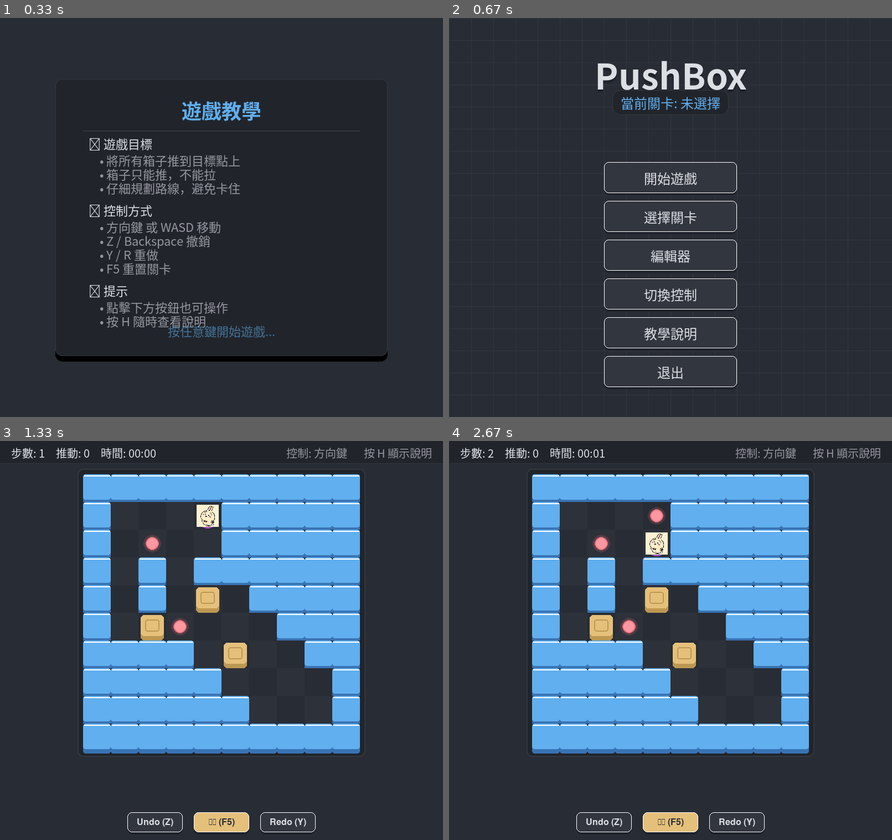
Above: before the commit, frames 1-4 (two rows, left to right).
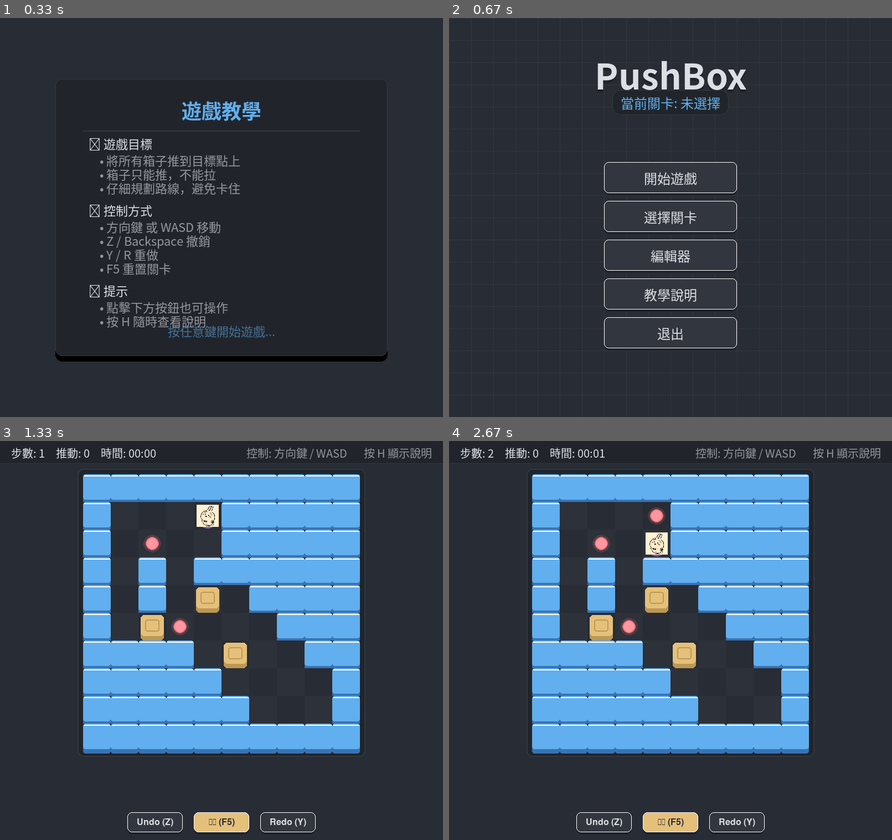
Above: after the commit, the same moments.

Repository: YI-TING-EE13/Pushbox-Pygame
Game: pygame game, started from main.py
The game is run twice, just before and just after one commit, with the same random seed, the same clock (stepped at 60 frames per second) and the same inputs.
Inputs (mouse positions are in pixels of both pictures, inside the frame that each line leads up to):
- Up to frame 1 (0.33 s): no input
- Up to frame 2 (0.67 s): hold Right from 0.33 s (still down); move the mouse to (652, 233) at 0.37 s
- Up to frame 3 (1.33 s): release Right at 0.8 s; click "開始遊戲" at 0.93 s; hold Up from 1.22 s (still down)
- Up to frame 4 (2.67 s): release Up at 1.52 s; hold Right 1.55-2.02 s; tap 1 at 1.7 s; hold Down from 2.62 s (still down)

Frame 1 is identical in both runs. In frame 2, 0.6% of the frame differs, in the area x 35-65%, y 67-93%; in frame 3, 0.3%; in frame 4, 0.3%.

Commit message:
fix: enable arrows and WASD movement controls simultaneously

Diff:
--- a/main.py
+++ b/main.py
@@ -135,9 +135,8 @@
         self.menu.add_button("開始遊戲", self._start_game, -100)
         self.menu.add_button("選擇關卡", self._show_level_select, -30)
         self.menu.add_button("編輯器", lambda: self._show_editor(), 40)
-        self.menu.add_button("切換控制", self._toggle_controls, 110)
-        self.menu.add_button("教學說明", self._show_tutorial, 180)
-        self.menu.add_button("退出", self._quit, 250)
+        self.menu.add_button("教學說明", self._show_tutorial, 110)
+        self.menu.add_button("退出", self._quit, 180)
 
     def _start_game(self) -> None:
         """Start the game with current level."""
--- a/src/pushbox/controllers/input_handler.py
+++ b/src/pushbox/controllers/input_handler.py
@@ -5,7 +5,7 @@
 import pygame
 
 from ..utils.config import Config
-from ..utils.constants import ControlScheme, Direction
+from ..utils.constants import Direction
 
 
 class InputHandler:
@@ -99,12 +99,9 @@
         Returns:
             Dictionary mapping keys to directions.
         """
-        scheme = self.config.get_control_scheme()
-
-        if scheme == ControlScheme.WASD:
-            return self.WASD_KEYS.copy()
-        else:  # Default to arrows
-            return self.ARROW_KEYS.copy()
+        keys = self.ARROW_KEYS.copy()
+        keys.update(self.WASD_KEYS)
+        return keys
 
     def handle_event(self, event: pygame.event.Event) -> bool:
         """Handle a pygame event.
@@ -182,10 +179,7 @@
         Returns:
             Scheme name.
         """
-        scheme = self.config.get_control_scheme()
-        if scheme == ControlScheme.WASD:
-            return "WASD"
-        return "方向鍵"
+        return "方向鍵 / WASD"
 
     def toggle_control_scheme(self) -> str:
         """Toggle between control schemes.
@@ -193,11 +187,4 @@
         Returns:
             New scheme name.
         """
-        current = self.config.get_control_scheme()
-        new_scheme = (
-            ControlScheme.WASD
-            if current == ControlScheme.ARROWS
-            else ControlScheme.ARROWS
-        )
-        self.config.set_control_scheme(new_scheme)
-        return self.get_control_scheme_name()
+        return "方向鍵 / WASD"
--- a/tests/test_input.py
+++ b/tests/test_input.py
@@ -13,10 +13,9 @@
 from src.pushbox.utils.constants import GameState as GameStateEnum
 
 
-def test_arrow_keys_movement_in_arrows_mode():
-    """Test that arrow keys move the player when control scheme is ARROWS."""
-    controller = GameController()
-    controller.config.set_control_scheme(ControlScheme.ARROWS)
+def test_arrow_keys_movement():
+    """Test that arrow keys move the player."""
+    controller = GameController()
 
     grid = [[1, 1, 1, 1, 1], [1, 0, 4, 0, 1], [1, 1, 1, 1, 1]]
     level = Level("Test Level", grid)
@@ -36,64 +35,46 @@
     assert controller.game_state.move_count == 1
 
 
-def test_wasd_blocked_in_arrows_mode():
-    """Test that WASD keys do NOT move the player when control scheme is ARROWS."""
-    controller = GameController()
-    controller.config.set_control_scheme(ControlScheme.ARROWS)
+def test_wasd_keys_movement():
+    """Test that WASD keys move the player."""
+    controller = GameController()
 
     grid = [[1, 1, 1, 1, 1], [1, 0, 4, 0, 1], [1, 1, 1, 1, 1]]
     level = Level("Test Level", grid)
     controller.current_level = level
     controller.game_state = GameState(level)
+
+    # Position starts at (1, 2)
+    assert controller.game_state.level.get_player_position() == (1, 2)
 
     # Simulate pressing K_d (WASD Right)
     event = pygame.event.Event(pygame.KEYDOWN, key=pygame.K_d)
     handled = controller.handle_event(event)
 
-    assert handled is False
-    # Player position should still be (1, 2)
-    assert controller.game_state.level.get_player_position() == (1, 2)
-    assert controller.game_state.move_count == 0
-
-
-def test_wasd_keys_movement_in_wasd_mode():
-    """Test that WASD keys move the player when control scheme is WASD."""
-    controller = GameController()
-    controller.config.set_control_scheme(ControlScheme.WASD)
-
-    grid = [[1, 1, 1, 1, 1], [1, 0, 4, 0, 1], [1, 1, 1, 1, 1]]
-    level = Level("Test Level", grid)
-    controller.current_level = level
-    controller.game_state = GameState(level)
-
-    # Simulate pressing K_d (WASD Right)
-    event = pygame.event.Event(pygame.KEYDOWN, key=pygame.K_d)
-    handled = controller.handle_event(event)
-
     assert handled is True
     # Should have moved to (1, 3)
     assert controller.game_state.level.get_player_position() == (1, 3)
     assert controller.game_state.move_count == 1
 
 
-def test_arrows_blocked_in_wasd_mode():
-    """Test that arrow keys do NOT move the player when control scheme is WASD."""
-    controller = GameController()
-    controller.config.set_control_scheme(ControlScheme.WASD)
-
-    grid = [[1, 1, 1, 1, 1], [1, 0, 4, 0, 1], [1, 1, 1, 1, 1]]
-    level = Level("Test Level", grid)
-    controller.current_level = level
-    controller.game_state = GameState(level)
-
-    # Simulate pressing K_RIGHT
-    event = pygame.event.Event(pygame.KEYDOWN, key=pygame.K_RIGHT)
-    handled = controller.handle_event(event)
-
-    assert handled is False
-    # Player position should still be (1, 2)
-    assert controller.game_state.level.get_player_position() == (1, 2)
-    assert controller.game_state.move_count == 0
+def test_movement_unaffected_by_legacy_control_scheme():
+    """Test both arrows and WASD are active, ignoring legacy config values."""
+    controller = GameController()
+
+    grid = [[1, 1, 1, 1, 1, 1, 1], [1, 0, 4, 0, 0, 0, 1], [1, 1, 1, 1, 1, 1, 1]]
+    level = Level("Test Level", grid)
+    controller.current_level = level
+    controller.game_state = GameState(level)
+
+    # Check arrow key movement works
+    event_arrow = pygame.event.Event(pygame.KEYDOWN, key=pygame.K_RIGHT)
+    assert controller.handle_event(event_arrow) is True
+    assert controller.game_state.level.get_player_position() == (1, 3)
+
+    # Check WASD key movement works
+    event_wasd = pygame.event.Event(pygame.KEYDOWN, key=pygame.K_d)
+    assert controller.handle_event(event_wasd) is True
+    assert controller.game_state.level.get_player_position() == (1, 4)
 
 
 def test_key_tap_twice_with_release_works():
